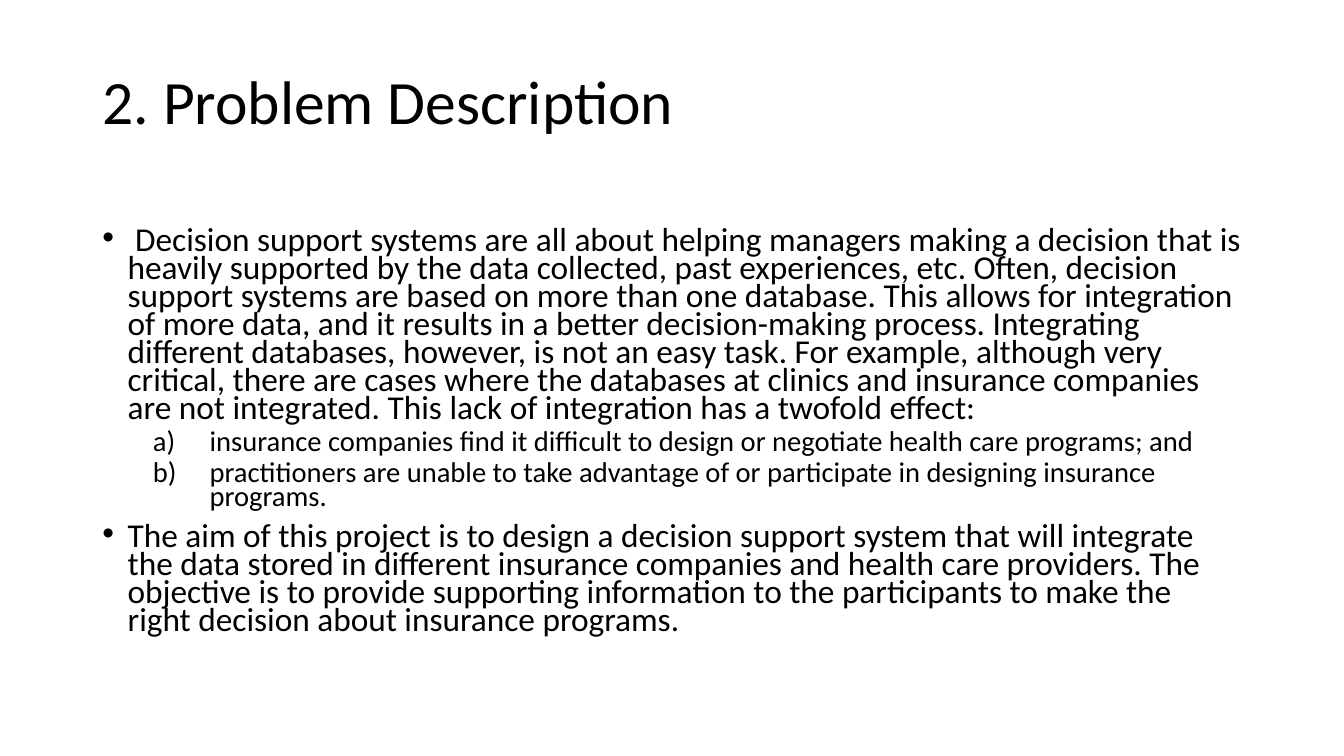
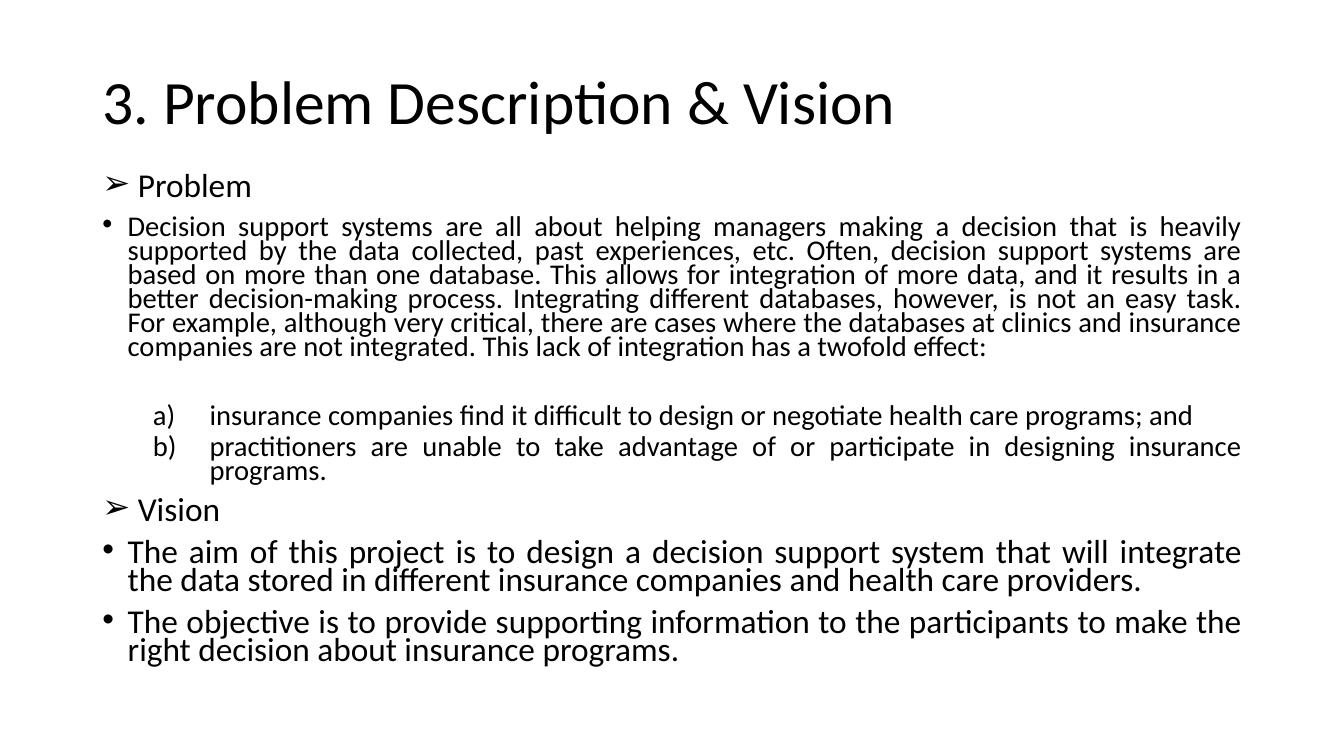
Before and after one commit to BanlyTong/java-project, a slide deck: slide 5 of Slide/Healthcare Service.pptx (slide 4 before the commit). Drawn at 1344x756 pixels with LibreOffice and Linux fonts; fonts in the diff are those of the drawing. Boxes give left, top, right and bottom in pixels: in the first picture for what was removed or moved away, otherwise in the second. Text is boxed around its words. In the diff, an @@ line names an element or a change of style, - is before the commit and + after.

Commit message:
2nd update

```diff
--- a/Slide/Healthcare Service.pptx
+++ b/Slide/Healthcare Service.pptx
@@ title at box(102, 81, 895, 134): text changed @@
-2. Problem Description
+3. Problem Description & Vision
@@ text at box(138, 174, 252, 198): paragraph added @@
+➢ Problem
@@ text at box(128, 216, 1241, 485): size 23.8 to 20.4 pt in "Decision support systems are all about helping ..."; alignment left to justified @@
@@ text at box(128, 498, 1242, 667): text changed @@
-• The aim of this project is to design a decision support system that will integrate the data stored in different insurance companies and health care providers. The objective is to provide supporting information to the participants to make the right decision about insurance programs.
+➢ Vision
+• The aim of this project is to design a decision support system that will integrate the data stored in different insurance companies and health care providers.
+• The objective is to provide supporting information to the participants to make the right decision about insurance programs.
```
Also in this commit, not shown: 9 other slides changed.
